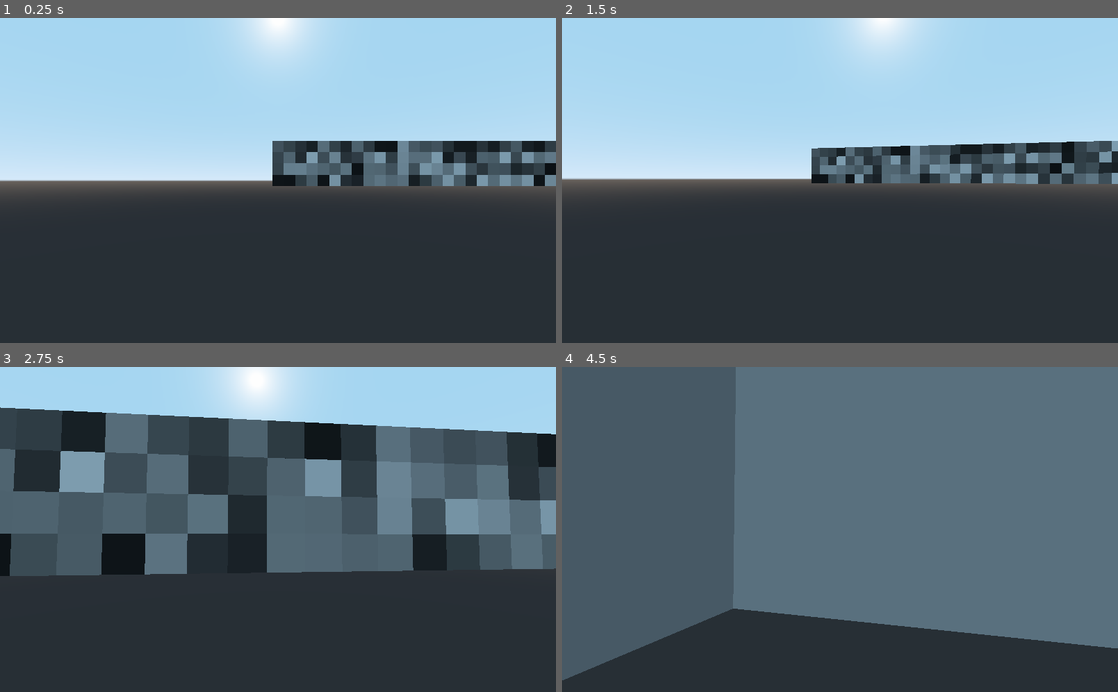
Above: before the commit, frames 1-4 (two rows, left to right).
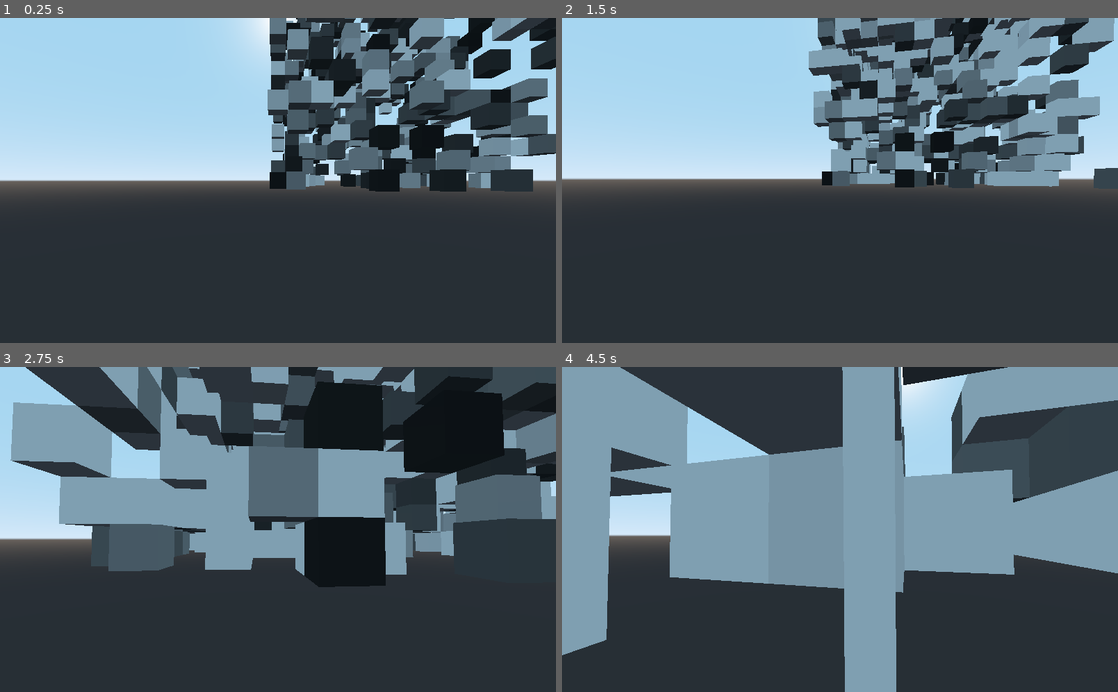
Above: after the commit, the same moments.

Repository: pragma-strict/Voxel-Playground-Godot
Game: Godot game, scene res://World.tscn
The game is run twice, just before and just after one commit, with the same random seed, the same clock (stepped at 60 frames per second) and the same inputs.
Inputs (mouse positions are in pixels of both pictures, inside the frame that each line leads up to):
- Up to frame 1 (0.25 s): no input
- Up to frame 2 (1.5 s): move the mouse to (962, 164) at 0.52 s; hold D (move_right) 0.53-1.28 s; hold C 0.53-1.28 s; click (962, 164) at 0.67 s; tap Space at 0.77 s; move the mouse to (812, 180) at 1.27 s; hold W (move_forward) from 1.28 s (still down); tap C at 1.35 s
- Up to frame 3 (2.75 s): keep holding W (move_forward); tap Space at 1.52 s; move the mouse to (289, 523) at 2.02 s; hold C from 2.03 s (still down)
- Up to frame 4 (4.5 s): keep holding W (move_forward); move the mouse to (834, 536) at 2.77 s; release C at 2.78 s; tap C at 2.85, 4.35 s; tap Space at 3.02, 3.77 s; move the mouse to (878, 532) at 3.52 s; hold C 3.53-4.28 s; move the mouse to (795, 526) at 4.27 s

The runs differ from the first frame. In frame 1, 23% of the frame differs, in the area x 48-100%, y 0-54%; in frame 2, 24%; in frame 3, 54%; in frame 4, 84%, in the area x 0-100%, y 0-100%.

Commit message:
Implement conway-style kernel operation

Diff:
--- a/Cell.gd
+++ b/Cell.gd
@@ -7,7 +7,14 @@
 	mesh = CubeMesh.new()
 
 func set_color(new_col):
-	color = new_col
-	var mat = SpatialMaterial.new()
-	mat.albedo_color = new_col
-	mesh.surface_set_material(0, mat)
+	if(mesh):
+		color = new_col
+		var mat = SpatialMaterial.new()
+		mat.albedo_color = new_col
+		mesh.surface_set_material(0, mat)
+
+func set_alive(is_alive:bool):
+	if(is_alive and !mesh):
+		mesh = CubeMesh.new()
+	if(!is_alive and mesh):
+		mesh = null
--- a/Generator.gd
+++ b/Generator.gd
@@ -11,6 +11,7 @@
 export var chunk_width = 16
 export var chunk_height = 4
 export(PackedScene) var cell_scene
+export var processes_per_frame = 16
 
 var stride_x
 var stride_y
@@ -45,8 +46,10 @@
 
 
 func simulation_step(delta):
-	for i in range(10):
-		kernel_average_single(RNG.randi_range(0, len(cells) -1))
+	for i in range(processes_per_frame):
+		var index = RNG.randi_range(0, len(cells) -1)
+		kernel_average_single(index)
+		kernel_conway_single(index)
 
 
 # Create the kernel of index offsets
@@ -149,43 +152,28 @@
 func new_cell(index:int):
 	var value = randf()
 	var color = Color(value, value, value)
+	var is_alive = false
+	if (randf() > 0.9):
+		is_alive = true
 	var cell = {
 		'type' : 0,
+		'alive': is_alive,
 		'value' : value,
-		'node' : generate_cell_node(index, color)
+		'node' : generate_cell_node(index, color, is_alive)
 	}
 	return cell
 
 
-# Add cells to the scene tree
-func generate_cell_nodes():
-	for i in range(len(cells)):
-		var node = cell_scene.instance()
-		var position = cell_index_to_coordinate(i) * cell_size
-		node.translate(position)
-		node.scale = Vector3(cell_size * 0.5, cell_size * 0.5, cell_size * 0.5)
-		add_child(node)
-		var cell_value = cells[i]['value']
-		var cell_color = Color(cell_value, cell_value, cell_value)
-		node.set_color(cell_color)
-		cell_nodes.append(node)
-
-
 # Create and return a cell node. Also adds it to the scene tree.
-func generate_cell_node(index:int, color:Color):
+func generate_cell_node(index:int, color:Color, is_alive:bool):
 	var node = cell_scene.instance()
 	var position = cell_index_to_coordinate(index) * cell_size
 	node.translate(position)
 	node.scale = Vector3(cell_size * 0.5, cell_size * 0.5, cell_size * 0.5)
 	add_child(node)
 	node.set_color(color)
+	node.set_alive(is_alive)
 	return node
-
-
-# Randomize colors of existing cells
-func randomize_cell_colors():
-	for cell in cells:
-		cell['node'].set_color(Color(RNG.randf(), RNG.randf(), RNG.randf()))
 
 
 # Set cell colors according to values
@@ -197,6 +185,12 @@
 func update_cell_color(index:int):
 	var value = cells[index]['value']
 	cells[index]['node'].set_color(Color(value, value, value))
+
+
+func update_cell(index:int):
+	#var value = cells[index]['value']
+	#cells[index]['node'].set_color(Color(value, value, value))
+	cells[index]['node'].set_alive(cells[index]['alive'])
 
 
 # Average the values in each cell with neighboring cells
@@ -226,6 +220,21 @@
 	update_cell_color(index)
 
 
+# Perform a conway-style kernel operation
+func kernel_conway_single(index:int):
+	var living_neighbors = 0
+	for k in range(len(index_offset_kernel)):
+		var offset_index = index + index_offset_kernel[k]
+		if offset_index >= 0 and offset_index < len(cells):
+			if cells[offset_index]['alive']:
+				living_neighbors += 1
+	if (living_neighbors >= 8) or (living_neighbors <= 3):
+		cells[index]['alive'] = false
+	else:
+		cells[index]['alive'] = true
+	update_cell(index)
+
+
 func get_index_adjacent_to(origin:int, direction:Vector3):
 	var coordinate = cell_index_to_coordinate(origin)
 
--- a/World.tscn
+++ b/World.tscn
@@ -6,8 +6,8 @@
 
 [node name="Spatial" type="Spatial"]
 script = ExtResource( 1 )
-cell_size = 0.25
-chunk_width = 32
+cell_size = 0.5
+chunk_height = 16
 cell_scene = ExtResource( 3 )
 
 [node name="Camera" type="Camera" parent="."]
